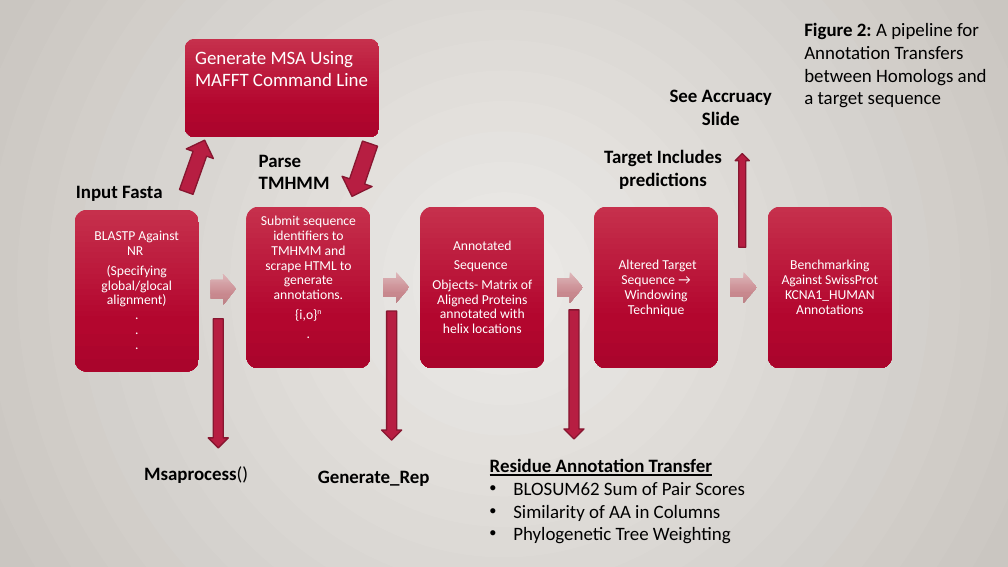
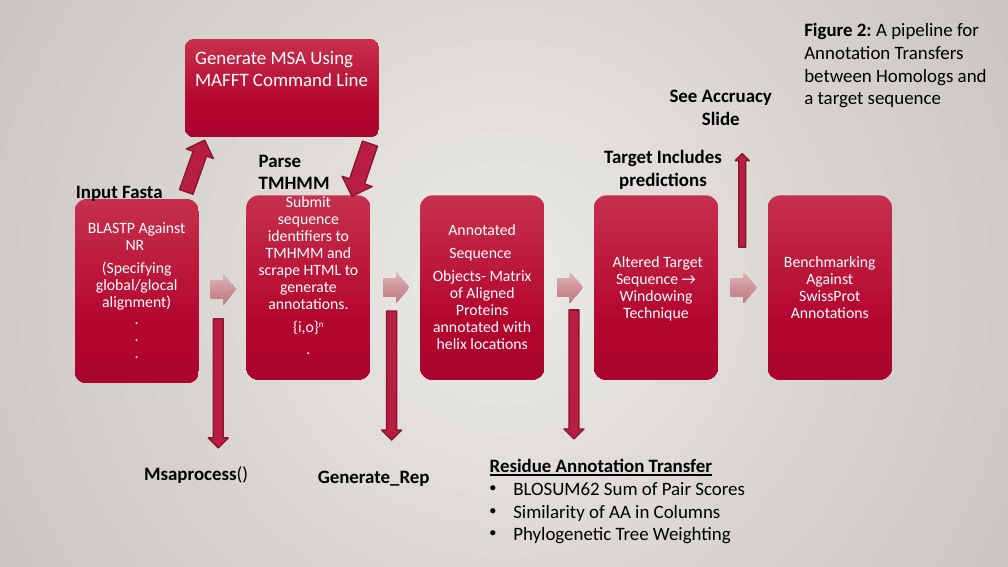
Before and after one commit to Sharabesh/Phylogenomics, a slide deck: slide 7 of Presentation/PresentationImage.pptx. Drawn at 1008x567 pixels with LibreOffice and Linux fonts; fonts in the diff are those of the drawing. Boxes give left, top, right and bottom in pixels: in the first picture for what was removed or moved away, otherwise in the second. Text is boxed around its words. In the diff, an @@ line names an element or a change of style, - is before the commit and + after.

```diff
--- a/Presentation/PresentationImage.pptx
+++ b/Presentation/PresentationImage.pptx
@@ rounded rectangle: place and size @@
-rounded rectangle at bbox=[75, 209, 199, 371]
+rounded rectangle at bbox=[75, 199, 199, 383]
@@ size 13 to 15 pt in 4 elements at bbox=[613, 256, 703, 321], bbox=[259, 194, 358, 334], bbox=[433, 224, 532, 349], bbox=[88, 222, 186, 310] @@
@@ text "BLASTP Against NR": place and size @@
-text "BLASTP Against NR" at bbox=[94, 230, 179, 307]
+text "BLASTP Against NR" at bbox=[88, 222, 186, 310]
@@ rounded rectangle: place and size @@
-rounded rectangle at bbox=[247, 206, 371, 368]
+rounded rectangle at bbox=[247, 195, 371, 380]
@@ text "Submit sequence identifiers to TMHMM ...": place and size @@
-text "Submit sequence identifiers to TMHMM ..." at bbox=[261, 215, 356, 321]
+text "Submit sequence identifiers to TMHMM ..." at bbox=[259, 194, 358, 334]
@@ rounded rectangle: place and size @@
-rounded rectangle at bbox=[420, 206, 544, 368]
+rounded rectangle at bbox=[420, 195, 544, 380]
@@ text "Annotated": place and size @@
-text "Annotated" at bbox=[432, 240, 532, 333]
+text "Annotated" at bbox=[433, 224, 532, 349]
@@ rounded rectangle: place and size @@
-rounded rectangle at bbox=[594, 206, 718, 368]
+rounded rectangle at bbox=[594, 195, 718, 380]
@@ rounded rectangle: place and size @@
-rounded rectangle at bbox=[768, 206, 892, 368]
+rounded rectangle at bbox=[768, 195, 892, 380]
@@ text at bbox=[784, 256, 876, 318]: text changed; size 13 to 15 pt @@
-Benchmarking Against SwissProt KCNA1_HUMAN Annotations
+Benchmarking Against SwissProt Annotations
```
Also in this commit, not shown: 8 other slides changed, 7 slides added, 45 other files.
